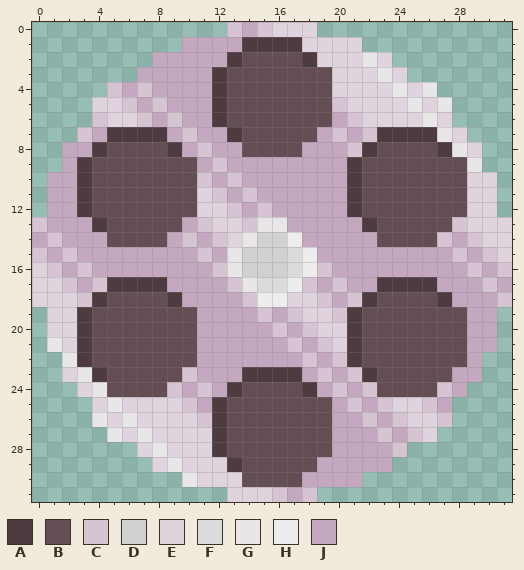
Edited in one commit: pixel-art file (rawSprites/recoil/baraban.aseprite). Above is the file before it was changed.
32x32 pixels, 1 frame. Colours within 5 levels of each other are drawn and written as one.
Palette (. is transparent): A #4d3b3f  B #644e53  C #d6c4d3  D #d1d1d1  E #dfd3dd  F #dbdbdb  G #e9e6e8  H #ededed  J #c4a8bf
Now the later version:
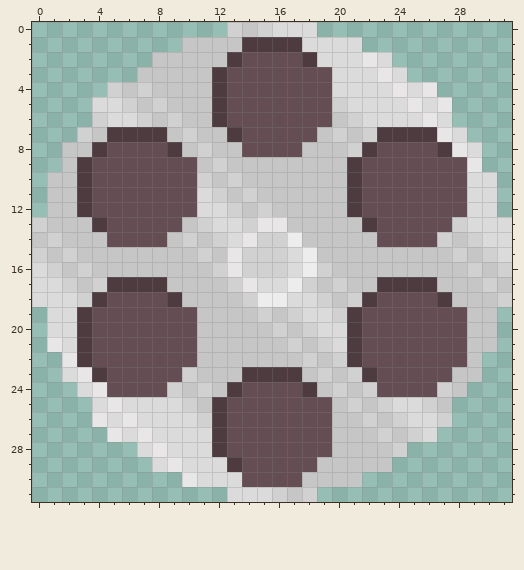
Changes in this commit:
Colour J changes from #c4a8bf to #c6c6c6.
Layer "Барабан":
The edit turns colour C into colour D in row 0 at x 13 and 15; in row 4 at x 5 and 7; in row 5 at x 6, 8 and 20; in row 6 at x 4, 7, 9 and 21; in row 7 at x 3, 10, 20 and 22; in row 8 at x 11 and 21.
The edit turns colour C into colour D in row 9 at x 12; in row 10 at x 11 and 13; in row 11 at x 12 and 14; in row 12 at x 13 and 15; in row 13 at x 0, 11, 14 and 28; in row 14 at x 1, 10, 12, 27 and 29.
The edit turns colour C into colour D in row 15 at x 0, 2, 11, 28 and 30; in row 16 at x 1, 3, 12, 19, 29 and 31; in row 17 at x 2, 4, 13, 18, 20 and 30; in row 18 at x 3, 14, 19, 21 and 31; in row 19 at x 15, 17 and 20; in row 20 at x 16 and 18.
The edit turns colour C into colour D in row 21 at x 17 and 19; in row 22 at x 18 and 20; in row 23 at x 10, 19 and 21; in row 24 at x 9, 11, 20, 22 and 27; in row 25 at x 10, 21, 23 and 26; in row 26 at x 11, 22, 24 and 27.
The edit turns colour C into colour D in row 27 at x 23 and 25; in row 28 at x 24; in row 31 at x 16 and 18.
The edit turns colour E into colour F in row 0 at x 16 to 18; in row 1 at x 18 to 21; in row 2 at x 19 to 21 and 23; in row 3 at x 20 to 22 and 24; in row 4 at x 20 to 23 and 25; in row 5 at x 4 to 5, 21 to 24 and 26.
The edit turns colour E into colour F in row 6 at x 5 to 6, 22 to 25 and 27; in row 7 at x 28; in row 8 at x 29; in row 10 at x 29 to 30; in row 11 at x 11 and 29 to 30; in row 12 at x 11 to 12 and 29 to 30.
The edit turns colour E into colour F in row 13 at x 12 to 13 and 29 to 31; in row 14 at x 13 and 30 to 31; in row 15 at x 31; in row 16 at x 0; in row 17 at x 0 to 1; in row 18 at x 0 to 2 and 17 to 18.
The edit turns colour E into colour F in row 19 at x 1 to 2 and 18 to 19; in row 20 at x 1 to 2 and 19 to 20; in row 21 at x 2 and 20; in row 23 at x 2; in row 24 at x 3; in row 25 at x 4, 6 to 9 and 24 to 25.
The edit turns colour E into colour F in row 26 at x 5, 7 to 10 and 25 to 26; in row 27 at x 6, 8 to 11 and 26; in row 28 at x 7 and 9 to 11; in row 29 at x 8 and 10 to 12; in row 30 at x 11 to 13; in row 31 at x 13 to 15.
